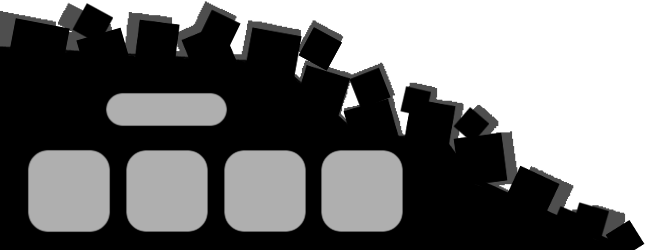
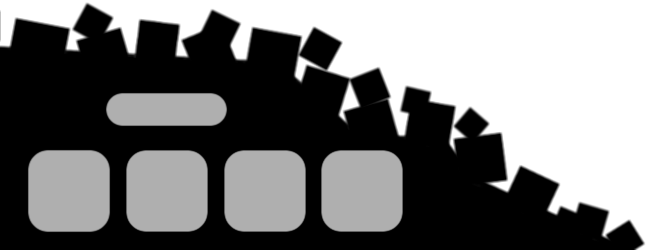
Comparing the layer stacks of the two 650px x 250px images. Changes:
painted on "SmallRocks" over [71, 2, 646, 250]
painted on "Rocks" over [4, 17, 561, 217]
painted on "Arrière-plan" over [0, 45, 634, 250]
painted on "Outline" over [0, 1, 646, 250]
